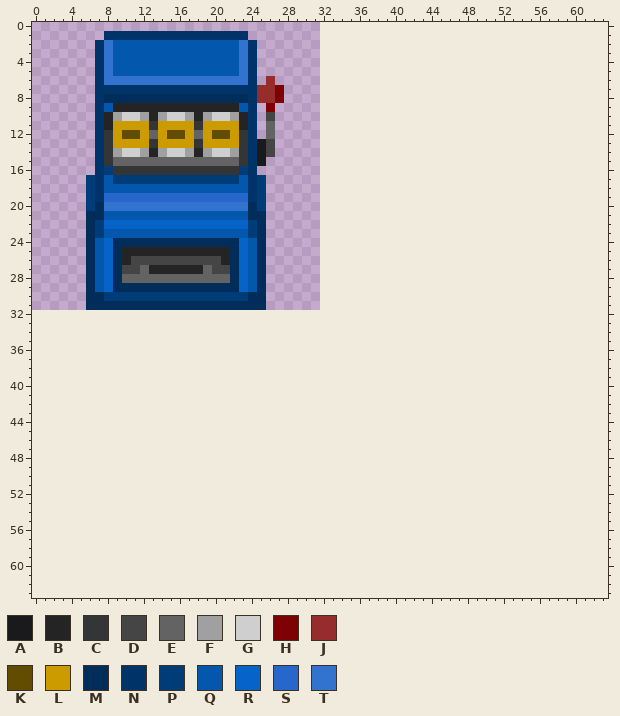
Two versions of one pixel-art sprite, Resources/Textures/_Goobstation/Structures/Machines/slotmachines/slotmachine.rsi/slotmachine.png. Above, as it was before the edit.
The file is 32x32 pixels. Colours within 5 levels of each other are drawn and written as one. The old version is drawn lined up with the new one, on the new canvas.
Palette (. is transparent): A #1a1a1c  B #242425  C #343536  D #454546  E #636363  F #a0a0a0  G #cecfce  H #7e0204  J #962c2b  K #614c00  L #cc9b00  M #002d5a  N #003469  P #003c78  Q #0358ae  R #0663c8  S #2767cc  T #3273cf
Pixels before (only the part around the change), first column x 0:
 0 ................................................................
 1 ........NNNNNNNNNNNNNNNN........................................
 2 .......NTQQQQQQQQQQQQQQTN.......................................
 3 .......NTQQQQQQQQQQQQQQTN.......................................
 4 .......NTQQQQQQQQQQQQQQTN.......................................
 5 .......NTQQQQQQQQQQQQQQTN.......................................
 6 .......NTTTTTTTTTTTTTTTTN.J.....................................
 7 .......NNNNNNNNNNNNNNNNNNJJH....................................
 8 .......NMMMMMMMMMMMMMMMMNJJH....................................
 9 .......NQBBBBBBBBBBBBBBQN.H.....................................
10 .......NBFGGFBFGGFBFGGFBN.D.....................................
11 .......NBLLLLCLLLLCLLLLBN.E.....................................
12 .......NCLKKLELKKLELKKLCN.E.....................................
13 .......NCLLLLCLLLLCLLLLCNAD.....................................
14 .......NCFGGFBFGGFBFGGFCNAD.....................................
15 .......NCEEEEEEEEEEEEEECNA......................................
16 .......NPCCCCCCCCCCCCCCPN.......................................
17 ......PNQPPPPPPPPPPPPPPQNP......................................
18 ......PNQQQQQQQQQQQQQQQQNP......................................
19 ......PNSSSSSSSSSSSSSSSSNP......................................
20 ......PMTTTTTTTTTTTTTTTTMP......................................
21 ......MMQQQQQQQQQQQQQQQQMM......................................
22 ......MPRRRRRRRRRRRRRRRRPM......................................
23 ......MPQQQQQQQQQQQQQQQQPM......................................
24 ......MQRMMMMMMMMMMMMMMRQM......................................
25 ......MQRMBBBBBBBBBBBBMRQM......................................
26 ......MQRMBDDDDDDDDDDBMRQM......................................
27 ......MQRMDDEBBBBBBEDDMRQM......................................
28 ......MQRMEEEEEEEEEEEEMRQM......................................
29 ......MQRMMMMMMMMMMMMMMRQM......................................
30 ......MMPPPPPPPPPPPPPPPPMM......................................
31 ......MMMMMMMMMMMMMMMMMMMM......................................
32 ................................................................
33 ................................................................
34 ................................................................
35 ................................................................
36 ................................................................
37 ................................................................
38 ................................................................
39 ................................................................
40 ................................................................
41 ................................................................
42 ................................................................
43 ................................................................
44 ................................................................
45 ................................................................
46 ................................................................
47 ................................................................
48 ................................................................
49 ................................................................
50 ................................................................
51 ................................................................
52 ................................................................
53 ................................................................
54 ................................................................
55 ................................................................
56 ................................................................
57 ................................................................
58 ................................................................
59 ................................................................
60 ................................................................
61 ................................................................
62 ................................................................
63 ................................................................
After the commit:
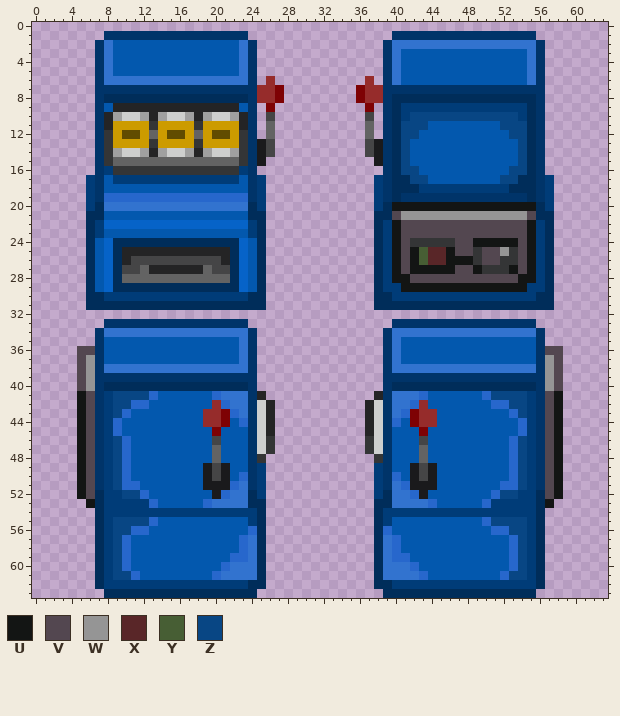
Colours new in this view: U #131514  V #534750  W #959595  X #592628  Y #475e34  Z #084684
The edit:
canvas 32x32 -> 64x64
Changed rows in their new state; - is an unchanged pixel.
first column x 5:
 1 -----------------------------------NNNNNNNNNNNNNNNN---
 2 ----------------------------------NTTTTTTTTTTTTTTTTN--
 3 ----------------------------------NTQQQQQQQQQQQQQQTN--
 4 ----------------------------------NTQQQQQQQQQQQQQQTN--
 5 ----------------------------------NTQQQQQQQQQQQQQQTN--
 6 --------------------------------J-NTQQQQQQQQQQQQQQTN--
 7 -------------------------------HJJNNNNNNNNNNNNNNNNNN--
 8 -------------------------------HJJNMMMMMMMMMMMMMMMMN--
 9 --------------------------------H-NMPPPPPPPPPPPPPPMN--
10 --------------------------------D-NMPZZZZZZZZZZZZPMN--
11 --------------------------------E-NMZZZQQQQQQQQZZZMN--
12 --------------------------------E-NMZZQQQQQQQQQQZZMN--
13 --------------------------------DANMZQQQQQQQQQQQQZMN--
14 --------------------------------DANMZQQQQQQQQQQQQZMN--
15 ---------------------------------ANMZQQQQQQQQQQQQZMN--
16 ----------------------------------NMZZQQQQQQQQQQZZMN--
17 ---------------------------------PNMMZZQQQQQQQQZZMMNP-
18 ---------------------------------PNMMMPPPPPPPPPPMMMNP-
19 ---------------------------------PNMNNNNNNNNNNNNNNMNP-
20 ---------------------------------PMUUUUUUUUUUUUUUUUMP-
21 ---------------------------------MMVWWWWWWWWWWWWWWVMM-
22 ---------------------------------MPUVVVVVVVVVVVVVVUPM-
23 ---------------------------------MPUVVVVVVVVVVVVVVUPM-
24 ---------------------------------MPUVCCCCCVVUUUUUVUPM-
25 ---------------------------------MPUVUYXXUVVCVVWCVUPM-
26 ---------------------------------MPUVUYXXUUUCVVCCVUPM-
27 ---------------------------------MPUVUUUUUVVUCCCUVUPM-
28 ---------------------------------MPUUVVVVVVVVVVVVUUPM-
29 ---------------------------------MPPUUUUUUUUUUUUUUPPM-
30 ---------------------------------MMPPPPPPPPPPPPPPPPMM-
31 ---------------------------------MMMMMMMMMMMMMMMMMMMM-
33 ---NNNNNNNNNNNNNNNN----------------NNNNNNNNNNNNNNNN---
34 --NTTTTTTTTTTTTTTTTN--------------NTTTTTTTTTTTTTTTTN--
35 --NQQQQQQQQQQQQQQQTN--------------NTQQQQQQQQQQQQQQQN--
36 VVNQQQQQQQQQQQQQQQTN--------------NTQQQQQQQQQQQQQQQNVV
37 VWNQQQQQQQQQQQQQQQTN--------------NTQQQQQQQQQQQQQQQNWV
38 VWNTTTTTTTTTTTTTTTTN--------------NTTTTTTTTTTTTTTTTNWV
39 VWNNNNNNNNNNNNNNNNNN--------------NNNNNNNNNNNNNNNNNNWV
40 VWNMMMMMMMMMMMMMMMMN--------------NMMMMMMMMMMMMMMMMNWV
41 UVNPZZZZSQQQQQQSTTTNB------------BNTTTSQQQQQQSZZZZPNVU
42 UVNPZZSSQQQQQQQJSTTNGB----------BGNTTSJQQQQQQQSSZZPNVU
43 UVNPZSQQQQQQQQJJHSTNGB----------BGNTSHJJQQQQQQQQSZPNVU
44 UVNPSQQQQQQQQQJJHQSNGB----------BGNSQHJJQQQQQQQQQSPNVU
45 UVNPSQQQQQQQQQQHQQQNGB----------BGNQQQHQQQQQQQQQQSPNVU
46 UVNPZSQQQQQQQQQDQQQNGC----------CGNQQQDQQQQQQQQQSZPNVU
47 UVNPZSQQQQQQQQQEQQQNGC----------CGNQQQEQQQQQQQQQSZPNVU
48 UVNPZSQQQQQQQQQEQQQNC------------CNQQQEQQQQQQQQQSZPNVU
49 UVNPZSQQQQQQQQADAQQNP------------PNQQADAQQQQQQQQSZPNVU
50 UVNPZSQQQQQQQQADAQSNP------------PNSQADAQQQQQQQQSZPNVU
51 UVNPZSSQQQQQQQAAASTNP------------PNTSAAAQQQQQQQSSZPNVU
52 UVMPPZZSQQQQQQQASTTMP------------PMTTSAQQQQQQQSZZPPMVU
53 -UMPPPPPSQQQQQSTTTTMM------------MMTTTTSQQQQQSPPPPPMU-
54 --MPPPPPPPPPPPPPPPPPM------------MPPPPPPPPPPPPPPPPPM--
55 --MPZZZZSQQQQQQQQQQPM------------MPQQQQQQQQQQSZZZZPM--
56 --MPZZSSQQQQQQQQQQQSM------------MSQQQQQQQQQQQSSZZPM--
57 --MPZSQQQQQQQQQQQQSTM------------MTSQQQQQQQQQQQQSZPM--
58 --MPZSQQQQQQQQQQQQSTM------------MTSQQQQQQQQQQQQSZPM--
59 --MPZSQQQQQQQQQQQSSTM------------MTSSQQQQQQQQQQQSZPM--
60 --MPZSQQQQQQQQQQSTTTM------------MTTTSQQQQQQQQQQSZPM--
61 --MPZZSQQQQQQQQSTTTTM------------MTTTTSQQQQQQQQSZZPM--
62 --MPPPPPPPPPPPPPPPPMM------------MMPPPPPPPPPPPPPPPPM--
63 ---MMMMMMMMMMMMMMMMM--------------MMMMMMMMMMMMMMMMM---
Where, in picture pixels (left, top, right, bottom), the same in both pictures:
added: (356, 31, 563, 598)
added: (77, 319, 275, 598)
